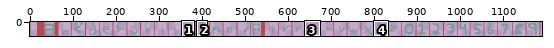
Edited in one commit: pixel-art file (src/assets/art/font.aseprite). Above: a wide view before the commit, with the close-up outlined.
Close-up. Before the commit:
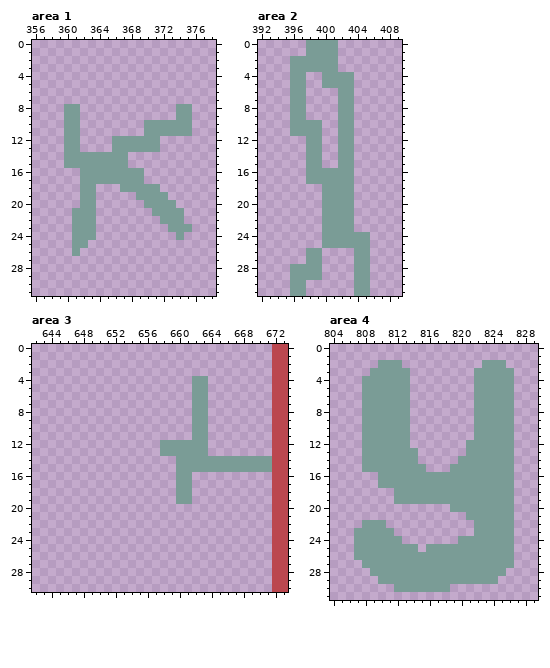
1216x32 pixels, 1 frame. Shown: area 1: x 356..378, y 0..31; area 2: x 392..409, y 0..31; area 3: x 642..673, y 0..30; area 4: x 804..829, y 0..31. The wide view leaves out empty margins. The commit also changed other parts of the picture, which this record leaves out.
And afterwards:
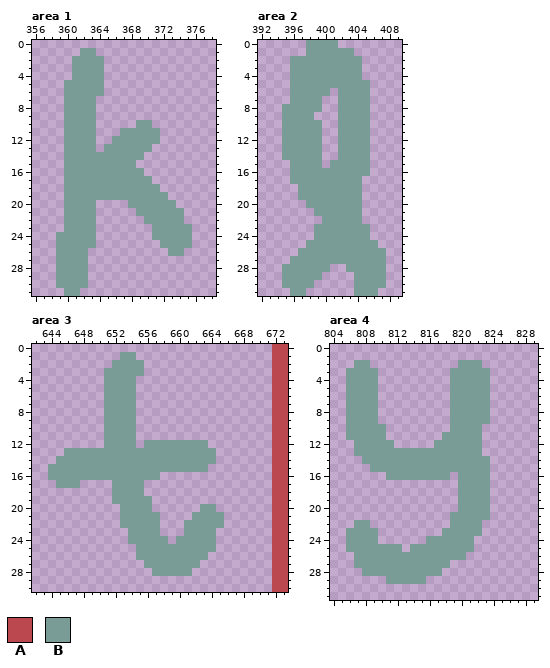
Palette (. is transparent): A #bb474f  B #7a9c96
Change:
Changed rows in their new state; - is an unchanged pixel.
Area 1:
first column x 359:
 1 ---BB------------
 2 --BBBB-----------
 3 --BBBB-----------
 4 --BBBB-----------
 5 -BBBBB-----------
 6 -BBBBB-----------
 7 -BBBB------------
 8 ---BB----------..
 9 ---BB----------..
10 ---BB-----B-.....
11 ---BB---BBB--....
12 ---BB------------
13 ---BB-B-----.----
14 ---------BB------
15 ---------B-------
16 -BB--------------
17 -BB--------B-----
18 -BB--BBB---------
19 -BB--BBBBB-------
20 -BB------BB------
21 -B--------BB-----
22 -B---------BB----
23 -B----------BB---
24 BB----------BBB-B
25 BB--B--------BBBB
26 BB-B----------BB-
27 BBBB-------------
28 BBBB-------------
29 BBBB-------------
30 BBBB-------------
31 -BB--------------
Area 2:
first column x 395:
 1 -------BB----
 2 -------BBB---
 3 -------BBB---
 4 ---BB----B---
 5 ---BB----BB--
 6 ---BBB---BB--
 7 ---BB----BB--
 8 B--BB----BB--
 9 B--B-----BB--
10 B--------BB--
11 B--------BB--
12 BBB------BB--
13 BBB------BB--
14 BBB------BB--
15 -BB---B--BB--
16 -BB------BB--
17 -BB------B---
18 --BBB----B---
19 --BBB----B---
20 ---BB----B---
21 ----B----B---
22 ---------B---
23 ----B----BB--
24 ----B--------
25 ---BB------B-
26 --B--BBBB--BB
27 -BB--BBBB--BB
28 B----B--B--BB
29 B----------BB
30 B--B-------BB
31 -----------B-
Area 3:
first column x 644:
 1 ---------BB-----------------
 2 --------BBBB----------------
 3 -------BBBBB----------------
 4 -------BBBB-------..--------
 5 -------BBBB-------..--------
 6 -------BBBB-------..--------
 7 -------BBBB-------..--------
 8 -------BBBB-------..--------
 9 -------BBBB-------..--------
10 -------BBBB-------..--------
11 -------BBBB-------..--------
12 -------BBBB-BB--------------
13 --BBBBBBBBBBBB------B-------
14 -BBBBBBBBBBBBBBB-----.......
15 BBBBBBBBBBBBBBBB----........
16 BBBBBBBBBBBBBB--..----------
17 -BBB----BBBB----..----------
18 --------BBBB----..----------
19 --------BBBBB---..----------
20 ---------BBBB------BB-------
21 ---------BBBBB----BBBB------
22 ---------BBBBB---BBBBB------
23 ----------BBBB---BBBB-------
24 ----------BBBBB-BBBBB-------
25 -----------BBBBBBBBBB-------
26 -----------BBBBBBBBB--------
27 ------------BBBBBBB---------
28 -------------BBBBB----------
Area 4:
first column x 806:
 2 -BB-...-------BBB...-
 3 BBB-....-----BBB--...
 4 BB--....-----BBB--...
 5 BB--....-----BBB--...
 6 BB--....-----BBB--...
 7 BB--....-----BBB--...
 8 BB--....-----BBB--...
 9 BB--....-----BBB--...
10 BB---...-----BBB-....
11 BB---...----BBBB-....
12 -B----..---BBBB--....
13 -B-------BBBBBB--....
14 ---------BBBBB----...
15 --.-------BBB-----...
16 ----.--------.----...
17 ----..........----...
18 ------........----...
19 ------........----...
20 -------------.----...
21 -------------BB---...
22 -B-..--------BBB-....
23 B---..------BBBB-....
24 B---...---BBBB--.....
25 B------.-B------.....
26 ---------------......
27 -B-----------........
28 --B---------........-
29 ----.-----.........--
30 ------.......--------
Pixel boxes of the changes (left, top, right, bottom) in both close-ups:
changed: (56, 48, 192, 296)
added: (282, 48, 386, 296)
changed: (48, 352, 272, 576)
changed: (346, 360, 514, 592)
